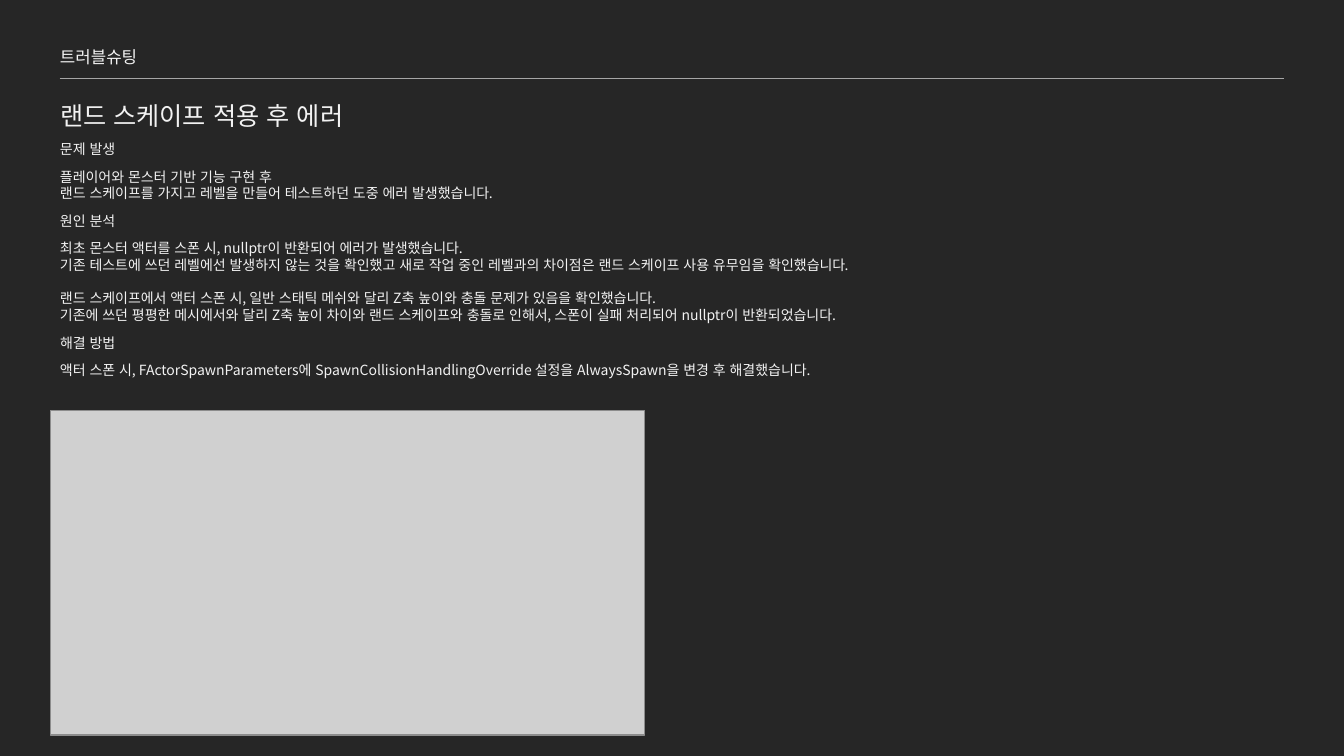
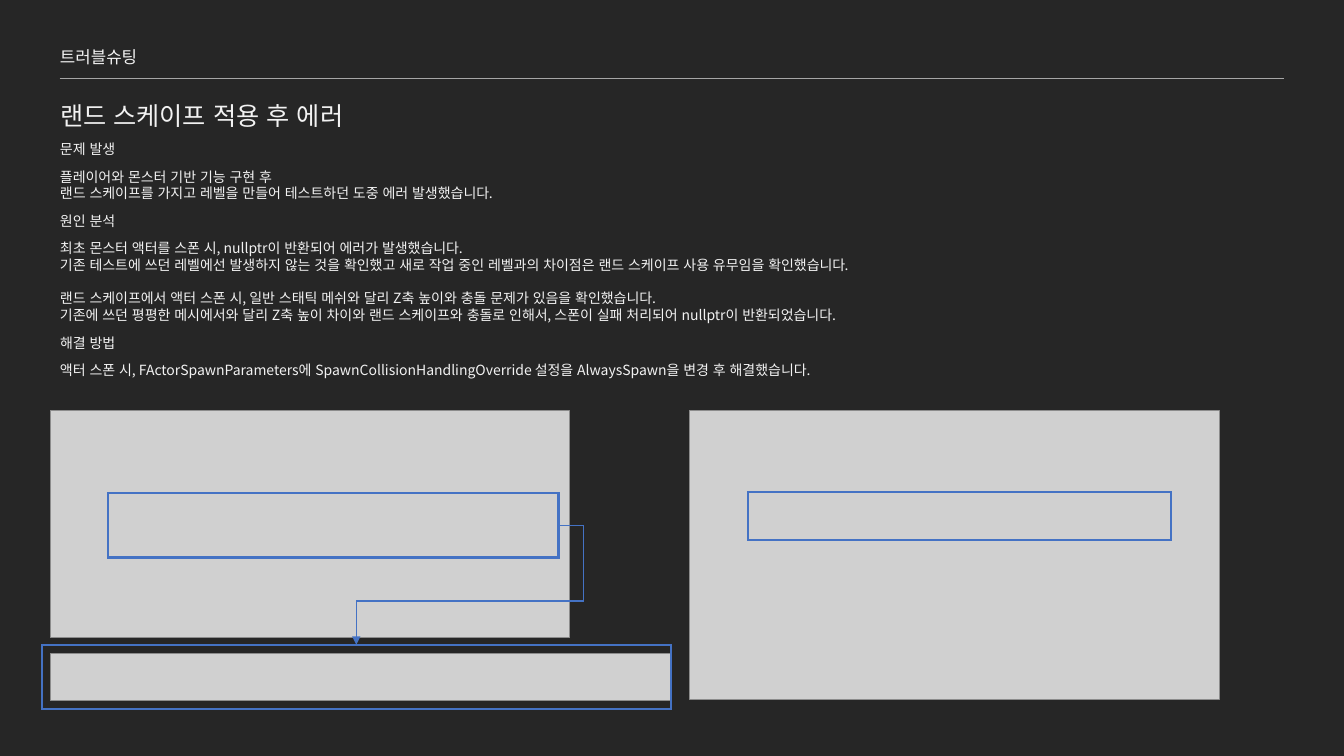
Before and after one commit to jhk0701/project-ARPGHunter, a slide deck: slide 23 of Docs/UnrealEngine_문서_김정환.pptx. Drawn at 1344x756 pixels with LibreOffice and Linux fonts; fonts in the diff are those of the drawing; grey boxes stand for pictures. Boxes give left, top, right and bottom in pixels: in the first picture for what was removed or moved away, otherwise in the second. Text is boxed around its words. In the diff, an @@ line names an element or a change of style, - is before the commit and + after.

```diff
--- a/Docs/UnrealEngine_문서_김정환.pptx
+++ b/Docs/UnrealEngine_문서_김정환.pptx
@@ picture added at box(50, 411, 571, 638) @@
@@ picture: place and size @@
-picture at box(50, 411, 645, 736)
+picture at box(690, 411, 1219, 700)
@@ rectangle added at box(108, 494, 559, 559), outline #4472C4 1.5 pt @@
@@ rectangle added at box(748, 492, 1172, 539), outline #4472C4 1.5 pt @@
@@ elbow arrow added from (559, 525) to (357, 645), #4472C4 1 pt @@
@@ rectangle added at box(41, 645, 670, 710), outline #4472C4 1.5 pt @@
@@ picture added at box(50, 653, 671, 701) @@
```
Also in this commit, not shown: 1 other slide changed.
